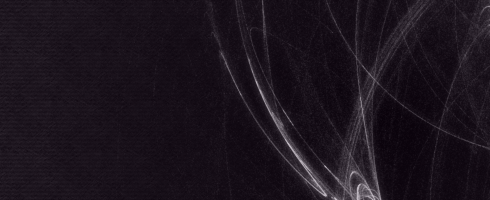
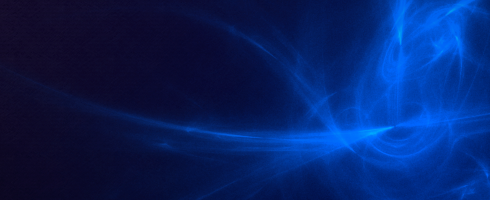
The second w=490, h=200 image is a revision of the first. Changes to its layers:
removed layer "Color" (was 10%) over [0, 0, 490, 200]
removed layer "Frame Softglow" (was 50%) over [0, 0, 490, 200]
removed layer "Frame" (was 50%) over [0, 0, 490, 200]
removed layer "Frame Blur" (was 50%) over [0, 0, 490, 200]
removed layer "Paper copy" (was 20%) over [0, 0, 490, 200]
removed layer "Paper" (was 20%) over [0, 0, 490, 200]
painted on "Background" over [0, 0, 490, 200]
